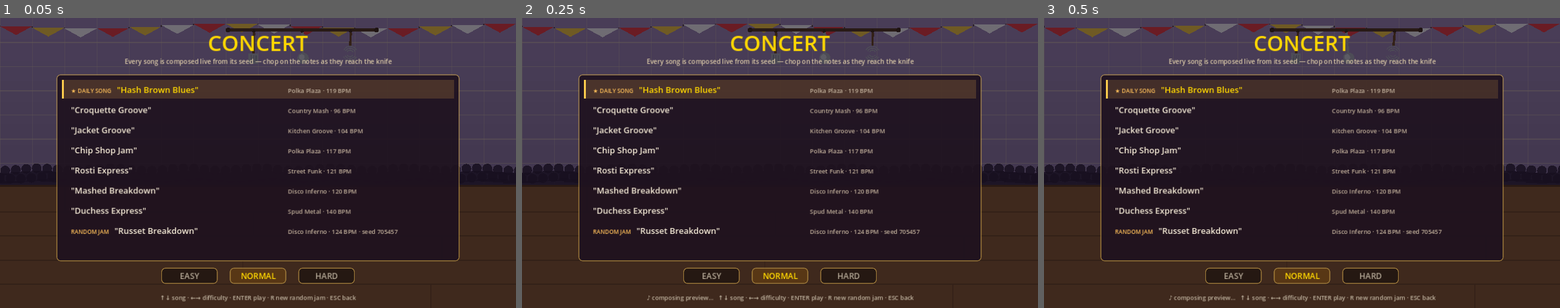
Above: before the commit, frames 1-3 (left to right).
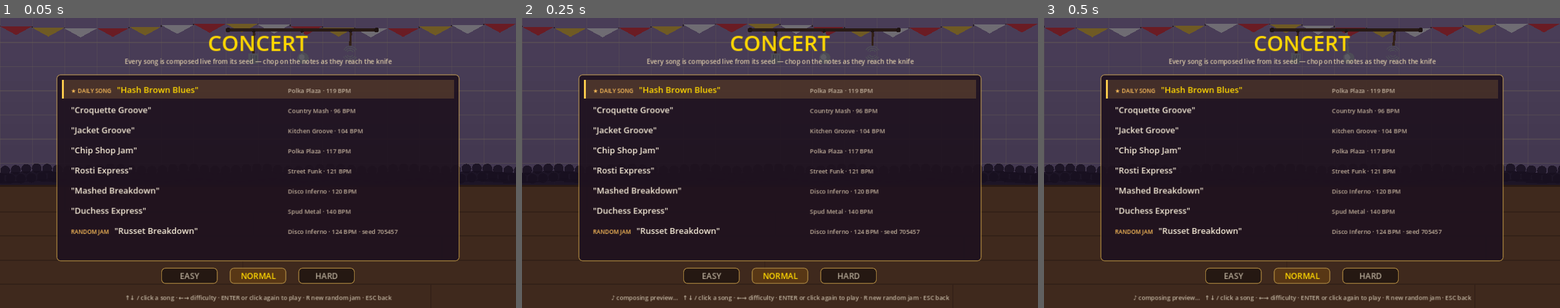
Above: after the commit, the same moments.

Repository: angads22/POTATO
Game: Godot game, scene res://scenes/Concert/ConcertScene.tscn
The game is run twice, just before and just after one commit, with the same random seed, the same clock (stepped at 60 frames per second) and the same inputs. This scene is started directly instead of the project's main scene.
Inputs:
- Up to frame 1 (0.05 s): no input
- Up to frame 2 (0.25 s): no input
- Up to frame 3 (0.5 s): no input

The runs differ from the first frame. In frame 1, 0.5% of the frame differs, in the area x 24-76%, y 95-98%; in frame 2, 0.6%, in the area x 17-83%, y 95-98%; in frame 3, 0.6%.

Commit message:
Concert: wait for the song render, mouse on song select
- Starting a song whose audio is still composing (a fresh Random Jam)
  shows a short 'composing' state instead of running the count-in over
  silence (AudioManager.song_ready); ESC backs out
- Song select takes the mouse like the main menu: hover to preview, click
  to select, click again (or a difficulty box) to play
- AudioManager adopts the rendered loop's exact length when audio starts

Co-Authored-By: Claude Opus 5.5 <noreply@anthropic.com>
Claude-Session: https://claude.ai/code/session_016gRP7rhjXpTQDck2saLgcj

Diff:
--- a/godot/scripts/concert/ConcertController.gd
+++ b/godot/scripts/concert/ConcertController.gd
@@ -14,7 +14,7 @@
 # fades a sparkle layer into the song. Songs and charts come from
 # ConcertChart + SongComposer, so a seed is the same song for everyone.
 
-enum Phase { SELECT, PLAY, DONE }
+enum Phase { SELECT, LOADING, PLAY, DONE }
 
 const CHOP_X := 300.0
 const BELT_Y := 476.0
@@ -35,6 +35,9 @@
 var random_seed: int = 0
 var _preview_at: float = 0.0
 var _preview_key := ""
+var _loading_left := 0.0
+var _row_rects: Array[Rect2] = []
+var _diff_rects: Array[Rect2] = []
 
 # ── play ──
 var spec: Dictionary = {}
@@ -119,10 +122,48 @@
 			_preview_at = 0.35
 			AudioManager.play_sfx("menu_select")
 		KEY_ENTER, KEY_KP_ENTER, KEY_SPACE:
-			start_song(songs[sel]["spec"], _difficulty())
+			_request_song()
 		KEY_ESCAPE:
 			AudioManager.play_sfx("menu_back")
 			get_tree().change_scene_to_file("res://scenes/MainMenu.tscn")
+
+# From the select screen: wait for the song's render (a fresh Random Jam may
+# still be composing) so the count-in never starts over silence.
+func _request_song():
+	var s: Dictionary = songs[sel]["spec"]
+	AudioManager.play_sfx("menu_select")
+	if AudioManager.song_ready(s):
+		start_song(s, _difficulty())
+		return
+	AudioManager.prefetch(s)
+	phase = Phase.LOADING
+	_loading_left = 8.0
+
+func _select_mouse(event: InputEvent):
+	var p := get_global_mouse_position()
+	if event is InputEventMouseMotion:
+		for i in _row_rects.size():
+			if _row_rects[i].has_point(p) and i != sel:
+				sel = i
+				_preview_at = 0.35
+				AudioManager.play_sfx("menu_move")
+		return
+	if not (event is InputEventMouseButton and event.pressed and event.button_index == MOUSE_BUTTON_LEFT):
+		return
+	for i in _diff_rects.size():
+		if _diff_rects[i].has_point(p):
+			diff_i = i
+			AudioManager.play_sfx("menu_move")
+			return
+	for i in _row_rects.size():
+		if _row_rects[i].has_point(p):
+			if i == sel:
+				_request_song()
+			else:
+				sel = i
+				_preview_at = 0.2
+				AudioManager.play_sfx("menu_move")
+			return
 
 # Begin playing a song. Public so the smoke test can start one directly.
 func start_song(s: Dictionary, diff: String):
@@ -169,6 +210,12 @@
 	if phase == Phase.SELECT:
 		if event is InputEventKey and event.pressed and not event.echo:
 			_select_input(event)
+		elif event is InputEventMouse:
+			_select_mouse(event)
+		return
+	if phase == Phase.LOADING:
+		if event is InputEventKey and event.pressed and event.keycode == KEY_ESCAPE:
+			phase = Phase.SELECT
 		return
 	if phase != Phase.PLAY:
 		return
@@ -346,6 +393,13 @@
 		p.age += delta
 	popups = popups.filter(func(p): return p.age < 1.0)
 
+	if phase == Phase.LOADING:
+		_loading_left -= delta
+		var s: Dictionary = songs[sel]["spec"]
+		if AudioManager.song_ready(s) or _loading_left <= 0.0:
+			start_song(s, _difficulty())
+		queue_redraw()
+		return
 	if phase == Phase.SELECT:
 		_preview_at -= delta
 		if _preview_at <= 0.0 and _preview_at > -1.0:
@@ -516,8 +570,12 @@
 	draw_string(font, Vector2(cx - w / 2, y), s, HORIZONTAL_ALIGNMENT_LEFT, -1, size, col)
 
 func _draw():
-	if phase == Phase.SELECT:
+	if phase == Phase.SELECT or phase == Phase.LOADING:
 		_draw_select()
+		if phase == Phase.LOADING:
+			draw_rect(Rect2(0, 0, 1280, 720), Color(0, 0, 0, 0.55))
+			_text("♪ composing \"%s\"…" % songs[sel]["spec"]["title"], 640, 360, 36, Color.GOLD)
+			_text("[ESC] back", 640, 404, 16, Color(0.75, 0.7, 0.62))
 	else:
 		_draw_stage()
 
@@ -530,10 +588,13 @@
 	var panel := Rect2(140, 140, 1000, 64 + songs.size() * 50)
 	GameHUD.panel_style(Color(0.12, 0.07, 0.12, 0.92)).draw(get_canvas_item(), panel)
 	var y := panel.position.y + 46.0
+	_row_rects.clear()
+	_diff_rects.clear()
 	for i in songs.size():
 		var s: Dictionary = songs[i]["spec"]
 		var active := i == sel
 		var r := Rect2(panel.position.x + 14, y - 32, panel.size.x - 28, 46)
+		_row_rects.append(r)
 		if active:
 			draw_rect(r, Color(0.95, 0.7, 0.3, 0.16 + 0.05 * bounce))
 			draw_rect(Rect2(r.position, Vector2(4, r.size.y)), Color(1.0, 0.8, 0.3))
@@ -561,13 +622,14 @@
 		var dx := 640.0 + (i - 1) * 170.0
 		var on := i == diff_i
 		var box := Rect2(dx - 70, dy - 28, 140, 40)
+		_diff_rects.append(box)
 		GameHUD.panel_style(Color(0.35, 0.22, 0.08, 0.95) if on else Color(0.12, 0.08, 0.06, 0.8)).draw(get_canvas_item(), box)
 		_text(d.to_upper(), dx, dy, 20, Color.GOLD if on else Color(0.7, 0.65, 0.58))
 	var preview := ""
 	if AudioManager.track == AudioManager.song_key(songs[sel]["spec"]) and not AudioManager.music_live() \
 			and SaveDataManager.settings.get("sound_enabled", true):
 		preview = "♪ composing preview…   "
-	_text(preview + "↑↓ song · ←→ difficulty · ENTER play · R new random jam · ESC back", 640, 700, 15,
+	_text(preview + "↑↓ / click a song · ←→ difficulty · ENTER or click again to play · R new random jam · ESC back", 640, 700, 15,
 			Color(0.75, 0.7, 0.62))
 
 func _draw_stage():
--- a/godot/scripts/core/AudioManager.gd
+++ b/godot/scripts/core/AudioManager.gd
@@ -237,6 +237,10 @@
 	var s := SongComposer.compose(spec.get("style", "menu"), int(spec.get("seed", 1)), float(spec.get("bpm", 120.0)))
 	_start_render(key, s)
 
+# True once a song's audio is rendered (always true when audio isn't live).
+func song_ready(spec: Dictionary) -> bool:
+	return not audio_live or _cache.has(song_key(spec))
+
 func _start_render(key: String, s: Dictionary):
 	if not audio_live:
 		return
@@ -364,6 +368,7 @@
 
 func _start_deck():
 	var res: Dictionary = _cache[track]
+	loop_sec = res["loop_sec"]  # the rendered loop's exact length (sample-rounded)
 	var latency := AudioServer.get_time_to_next_mix() + AudioServer.get_output_latency()
 	var raw := _now() - _origin  # heard-time, before the user offset
 	var start_at := raw + latency
